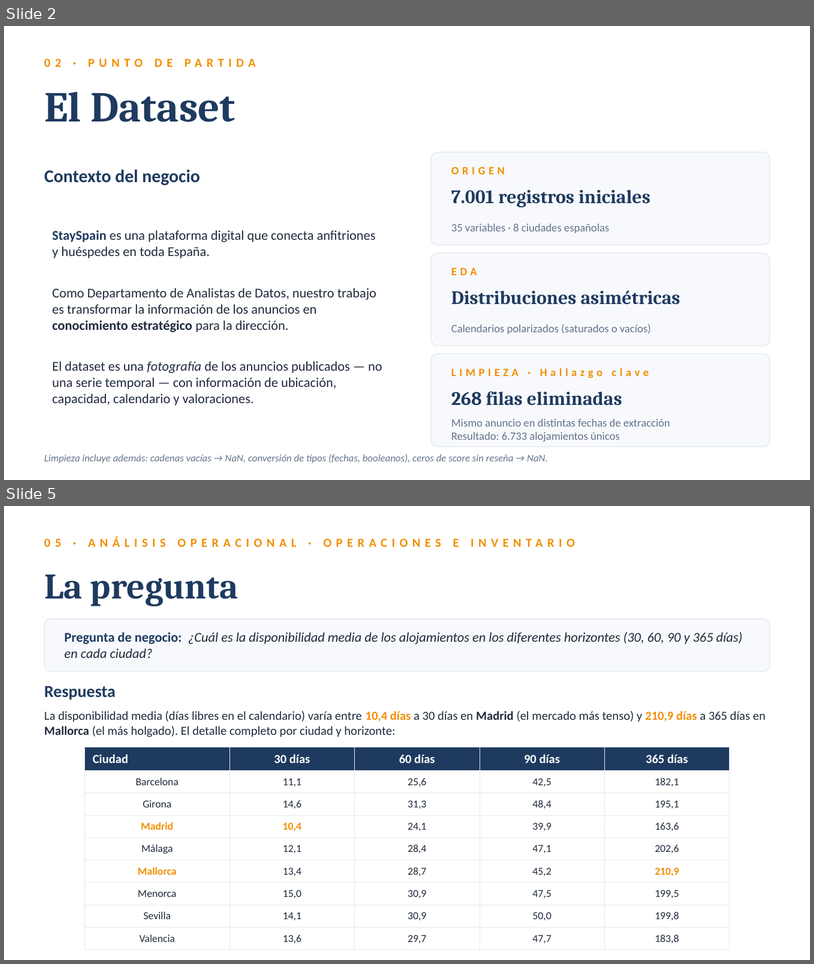
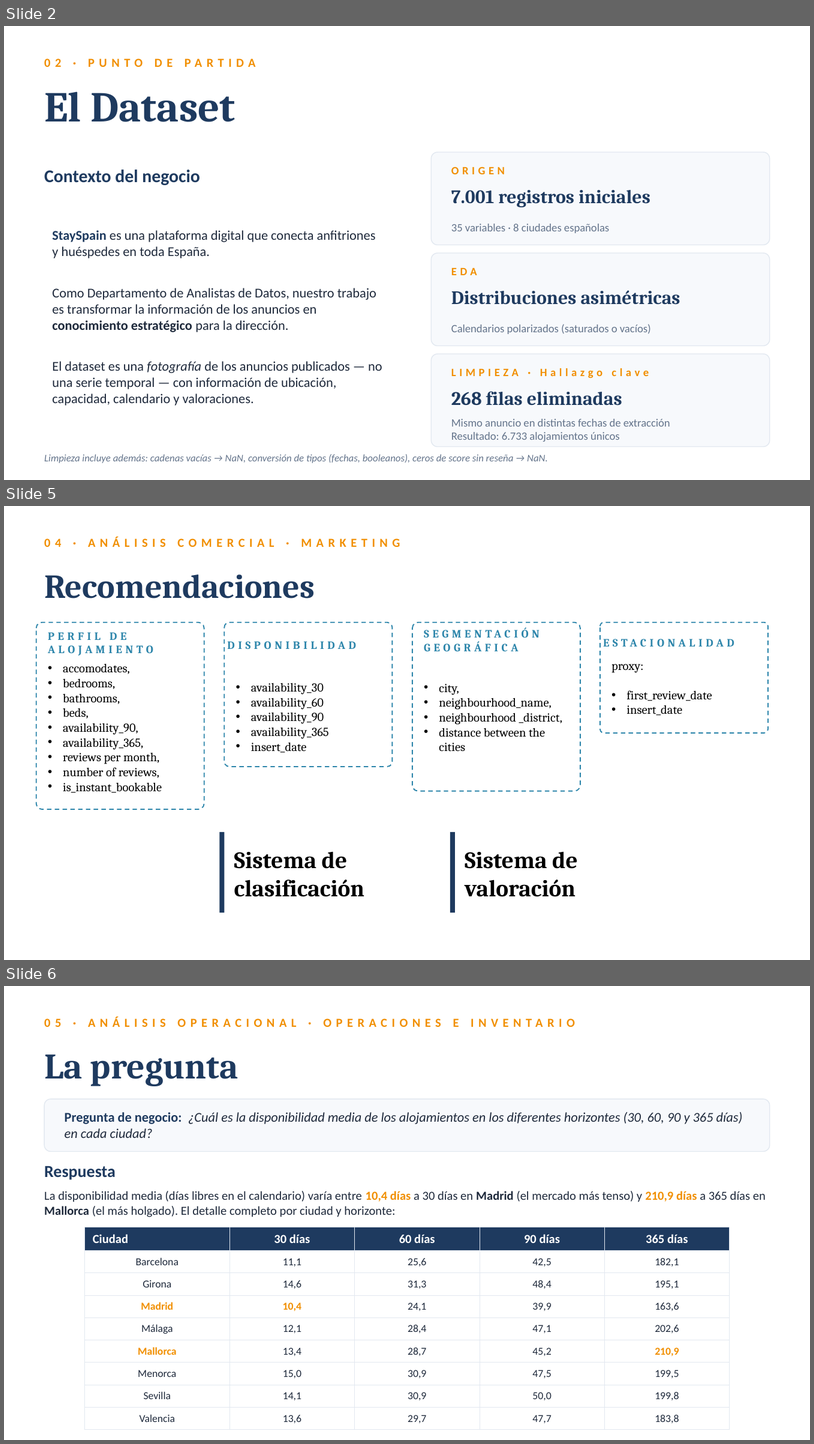
Before and after one commit to ITACADEMYprojectes/ProjecteData, a slide deck: Equip_29/Results/2026_06__01_StaySpain_Presentacion.pptx. Shown one above the other, each under a label of ours: slides 2 and 5 before the commit, slides 2, 5 and 6 after it; the slides between them are not shown. The pictures are 814x964 and 814x1444 pixels, drawn with LibreOffice and Linux fonts; fonts in the diff are those of the drawing. Boxes give left, top, right and bottom in pixels: in the first picture for what was removed or moved away, otherwise in the second. Text is boxed around its words. In the diff, an @@ line names an element or a change of style, - is before the commit and + after.

```diff
--- a/Equip_29/Results/2026_06__01_StaySpain_Presentacion.pptx
+++ b/Equip_29/Results/2026_06__01_StaySpain_Presentacion.pptx
@@ slide 5 added at (4,506,810,960), background #FFFFFF @@
@@ text added at (44,537,400,547), 11 pt, text #F18F01, bold @@
+04 · ANÁLISIS COMERCIAL · MARKETING
@@ text added at (44,574,315,598), 30 pt, text #1E3A5F, bold @@
+Recomendaciones
@@ rounded rectangle added at (36,622,204,809), fill #FFFFFF, outline #2E86AB 1 pt dashed @@
@@ rounded rectangle added at (224,622,392,766), fill #FFFFFF, outline #2E86AB 1 pt dashed @@
@@ rounded rectangle added at (413,622,581,790), fill #FFFFFF, outline #2E86AB 1 pt dashed @@
@@ rounded rectangle added at (601,622,768,733), fill #FFFFFF, outline #2E86AB 1 pt dashed @@
@@ text added at (48,632,153,655), 10 pt, text #2E86AB, bold @@
+PERFIL DE ALOJAMIENTO
@@ text added at (227,641,356,649), 10 pt, text #2E86AB, bold @@
+DISPONIBILIDAD
@@ text added at (424,641,518,651), 10 pt, text #2E86AB, bold @@
+SEGMENTACIÓN GEOGRÁFICA
@@ text added at (603,633,765,651), 10 pt, text #2E86AB, bold @@
+ESTACIONALIDAD
@@ text added at (63,663,162,793), 11 pt, text #000000 @@
+• accomodates,
+• bedrooms,
+• bathrooms,
+• beds,
+• availability_90,
+• availability_365,
+• reviews per month,
+• number of reviews,
+• is_instant_bookable
@@ text added at (612,664,712,715), 11 pt, text #000000 @@
+proxy:
+• first_review_date
+• insert_date
@@ text added at (251,682,329,753), 11 pt, text #000000 @@
+• availability_30
+• availability_60
+• availability_90
+• availability_365
+• insert_date
@@ text added at (439,684,563,751), 11 pt, text #000000 @@
+• city,
+• neighbourhood_name,
+• neighbourhood _district,
+• distance between the cities
@@ rectangle added at (219,832,224,912), fill #1E3A5F @@
@@ rectangle added at (451,832,456,912), fill #1E3A5F @@
@@ text added at (234,851,365,897), 21 pt, text #000000, bold @@
+Sistema de clasificación
@@ text added at (465,851,578,897), 21 pt, text #000000, bold @@
+Sistema de valoración
@@ what was slide 5 is now slide 6 @@
```
Also in this commit, not shown: 1 slide changed, 2 other slides added, 2 slides removed.
